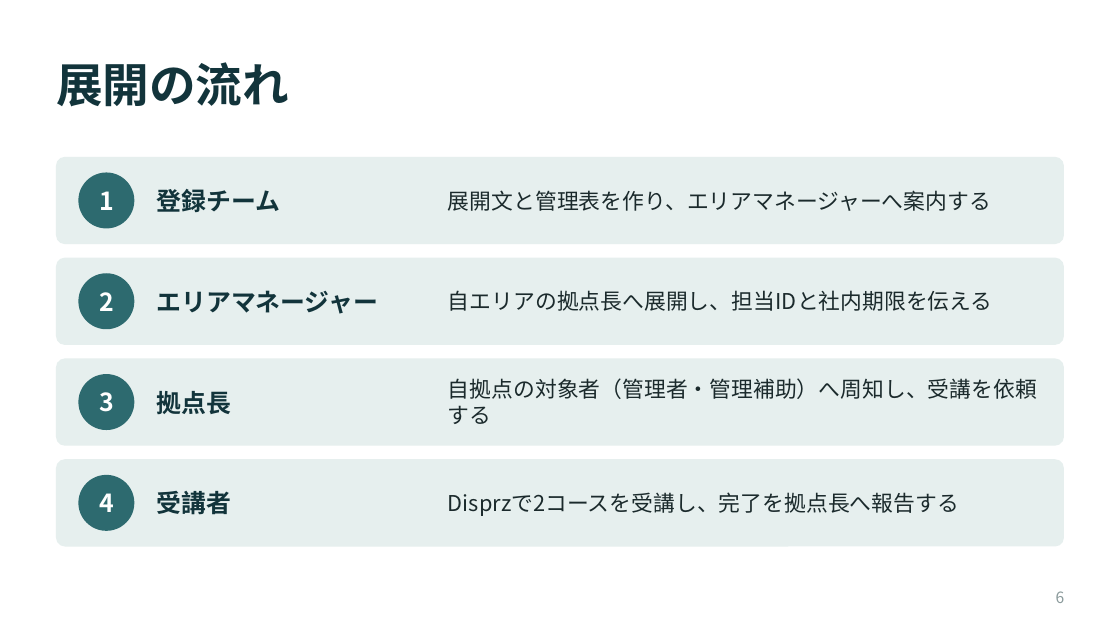
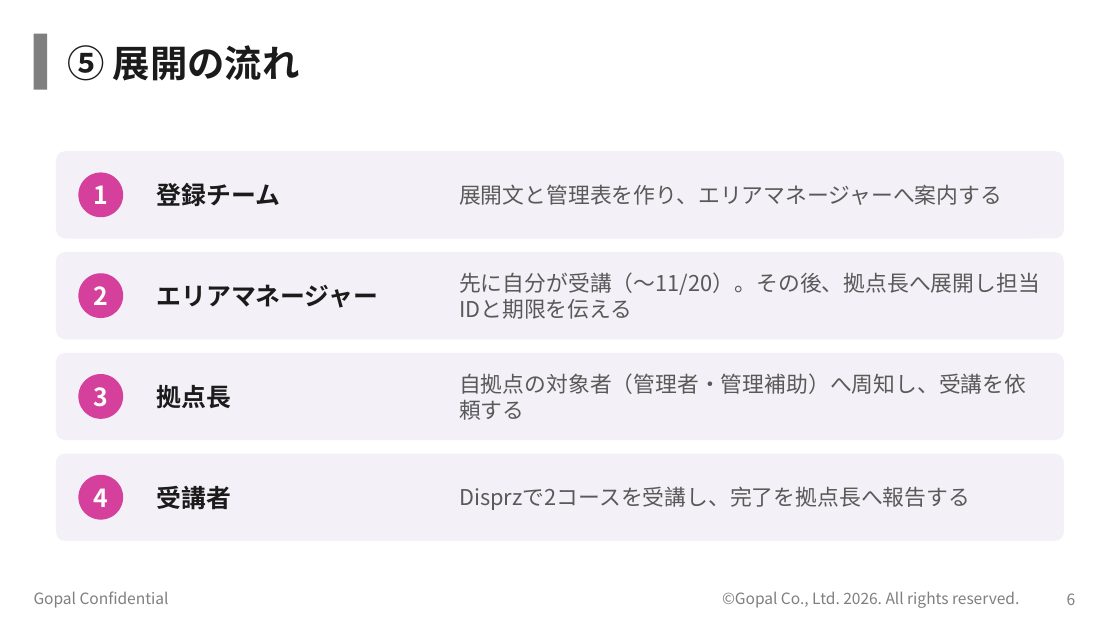
Before and after one commit to kagayugopal-eng/tamu, a slide deck: slide 6 of サプライチェーン基準_受講の進め方.pptx. Drawn at 1120x630 pixels with LibreOffice and Linux fonts; fonts in the diff are those of the drawing; background and template pictures are left out. Boxes give left, top, right and bottom in pixels: in the first picture for what was removed or moved away, otherwise in the second. Text is boxed around its words. In the diff, an @@ line names an element or a change of style, - is before the commit and + after.

```diff
--- a/サプライチェーン基準_受講の進め方.pptx
+++ b/サプライチェーン基準_受講の進め方.pptx
@@ rectangle added at bbox=[34, 34, 47, 90], fill #7F7F7F @@
@@ title at bbox=[67, 45, 300, 81]: text changed; size 30 to 24 pt; text colour #12343B to #1B1B1B @@
-展開の流れ
+⑤ 展開の流れ
@@ ellipse "1": place and size @@
-ellipse "1" at bbox=[78, 172, 134, 228]
+ellipse "1" at bbox=[78, 172, 123, 217]
@@ text "展開文と管理表を作り、エリアマネージャーへ案内する": place and size @@
-text "展開文と管理表を作り、エリアマネージャーへ案内する" at bbox=[448, 190, 991, 211]
+text "展開文と管理表を作り、エリアマネージャーへ案内する" at bbox=[459, 184, 1002, 205]
@@ ellipse "2": place and size @@
-ellipse "2" at bbox=[78, 273, 134, 329]
+ellipse "2" at bbox=[78, 273, 123, 318]
@@ text at bbox=[459, 272, 1040, 319]: text changed; text colour #1B2A2C to #595959 @@
-自エリアの拠点長へ展開し、担当IDと社内期限を伝える
+先に自分が受講（〜11/20）。その後、拠点長へ展開し担当IDと期限を伝える
@@ 4 rounded rectangles: place and size @@
-4 rounded rectangles at bbox=[56, 157, 1064, 547]
+4 rounded rectangles at bbox=[56, 151, 1064, 541]
@@ fill #E6EFEE to #F3F1F7 in 4 elements at bbox=[56, 151, 1064, 239], bbox=[56, 252, 1064, 339], bbox=[56, 454, 1064, 541], bbox=[56, 353, 1064, 440] @@
@@ text colour #1B2A2C to #595959 in 3 elements at bbox=[459, 184, 1002, 205], bbox=[459, 486, 970, 510], bbox=[459, 373, 1026, 420] @@
@@ text "自拠点の対象者（管理者・管理補助）へ周知し、受講を依頼する": place and size @@
-text "自拠点の対象者（管理者・管理補助）へ周知し、受講を依頼する" at bbox=[448, 378, 1037, 424]
+text "自拠点の対象者（管理者・管理補助）へ周知し、受講を依頼する" at bbox=[459, 373, 1026, 420]
@@ ellipse "3": place and size @@
-ellipse "3" at bbox=[78, 374, 134, 430]
+ellipse "3" at bbox=[78, 374, 123, 419]
@@ fill #2D6A6F to #D5409D in 4 elements at bbox=[78, 172, 123, 217], bbox=[78, 273, 123, 318], bbox=[78, 374, 123, 419], bbox=[78, 475, 123, 520] @@
@@ ellipse "4": place and size @@
-ellipse "4" at bbox=[78, 475, 134, 531]
+ellipse "4" at bbox=[78, 475, 123, 520]
@@ text colour #12343B to #1B1B1B in 4 elements at bbox=[157, 183, 280, 206], bbox=[157, 284, 378, 308], bbox=[157, 385, 231, 409], bbox=[157, 486, 231, 509] @@
@@ text "Disprzで2コースを受講し、完了を拠点長へ報告する": place and size @@
-text "Disprzで2コースを受講し、完了を拠点長へ報告する" at bbox=[448, 492, 959, 516]
+text "Disprzで2コースを受講し、完了を拠点長へ報告する" at bbox=[459, 486, 970, 510]
@@ text added at bbox=[34, 591, 169, 608], 10 pt, text #7F7F7F @@
+Gopal Confidential
@@ text added at bbox=[722, 591, 1019, 608], 10 pt, text #7F7F7F @@
+©Gopal Co., Ltd. 2026. All rights reserved.
@@ page number: place and size @@
-page number at bbox=[1056, 591, 1065, 603]
+page number at bbox=[1067, 593, 1076, 605]
@@ page number at bbox=[1067, 593, 1076, 605]: text colour #8A9A9B to #7F7F7F @@
```
Also in this commit, not shown: 10 other slides changed.
